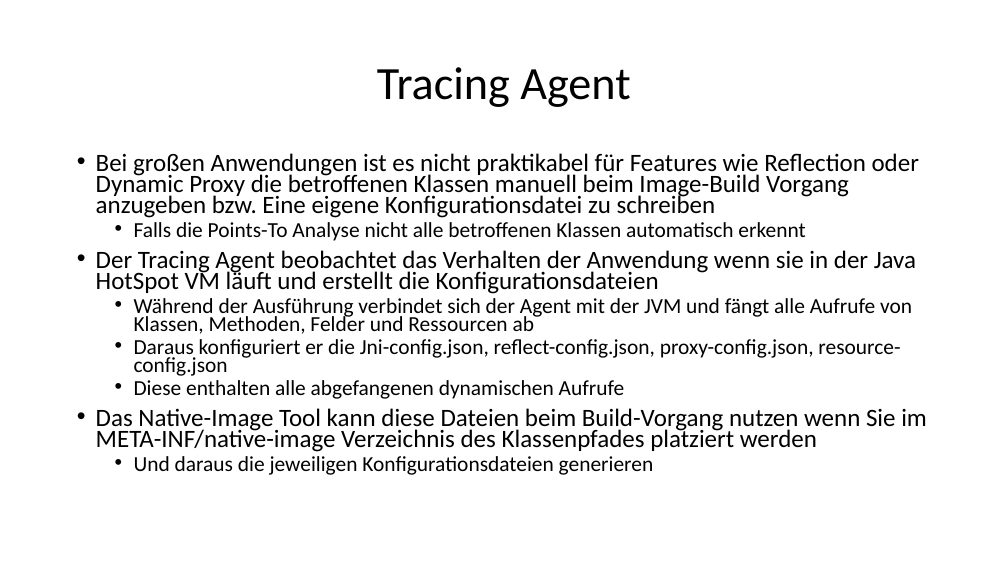
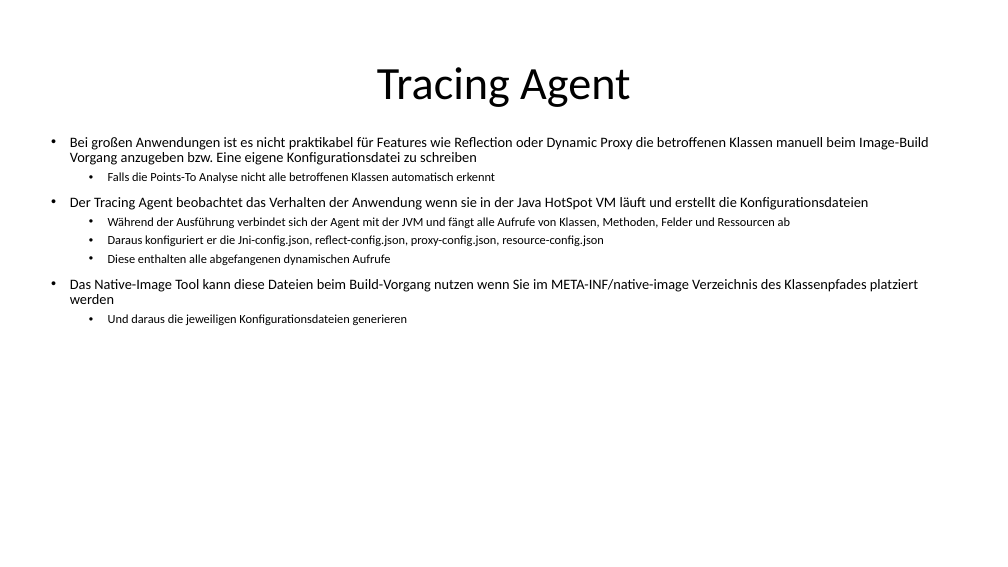
Before and after one commit to ErikSimonsen/Seminar_GraalVM_NativeImage, a slide deck: slide 21 of Seminar-GraalVM-NativeImage.pptx (slide 20 before the commit). Drawn at 1008x567 pixels with LibreOffice and Linux fonts; fonts in the diff are those of the drawing. Boxes give left, top, right and bottom in pixels: in the first picture for what was removed or moved away, otherwise in the second. Text is boxed around its words. In the diff, an @@ line names an element or a change of style, - is before the commit and + after.

```diff
--- a/Seminar-GraalVM-NativeImage.pptx
+++ b/Seminar-GraalVM-NativeImage.pptx
@@ text "Bei großen Anwendungen ist es ...": place and size @@
-text "Bei großen Anwendungen ist es ..." at (96,153,927,475)
+text "Bei großen Anwendungen ist es ..." at (70,137,929,325)
@@ text "Bei großen Anwendungen ist es ..." at (70,137,929,325): size 23.8 to 13.7 pt in "Bei großen Anwendungen ist es nicht praktikabel ...", "Der Tracing Agent beobachtet das Verhalten der ...", "Das Native-Image Tool kann diese Dateien beim ..."; size 20.4 to 11.8 pt in "Falls die Points-To Analyse nicht alle betroffenen ...", "Während der Ausführung verbindet sich der Agent ...", "Daraus konfiguriert er die Jni-config.json, reflect-config.j ...", "Diese enthalten alle abgefangenen dynamischen Aufrufe" and 1 more places; line spacing 0.7 to 0.9 @@
```
Also in this commit, not shown: 17 other slides changed, 1 slide added, 1 other file.
